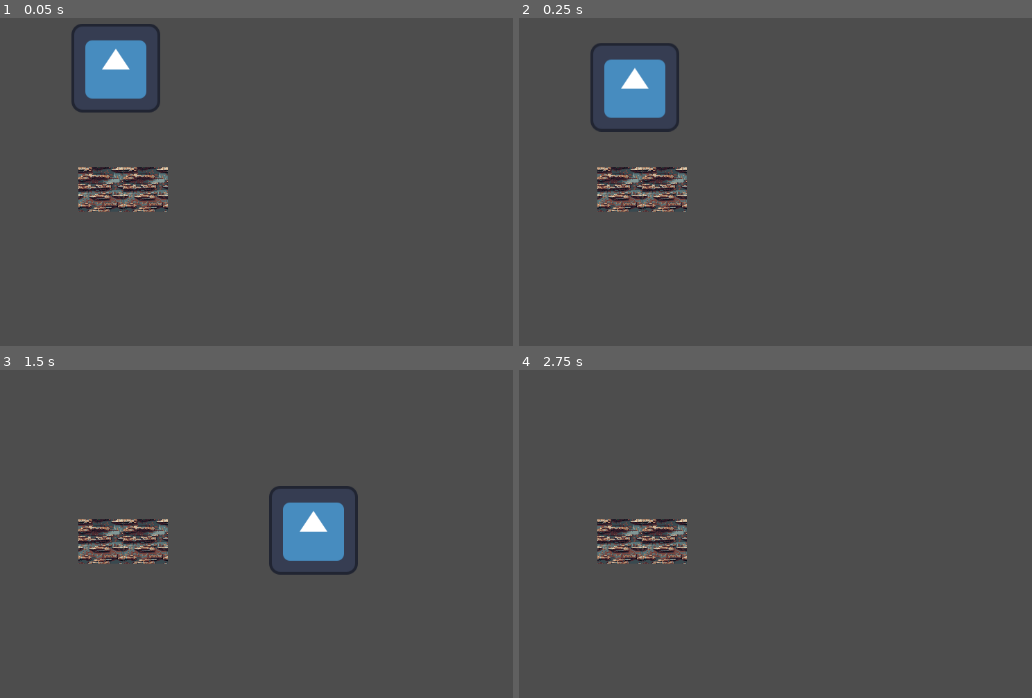
Above: before the commit, frames 1-4 (two rows, left to right).
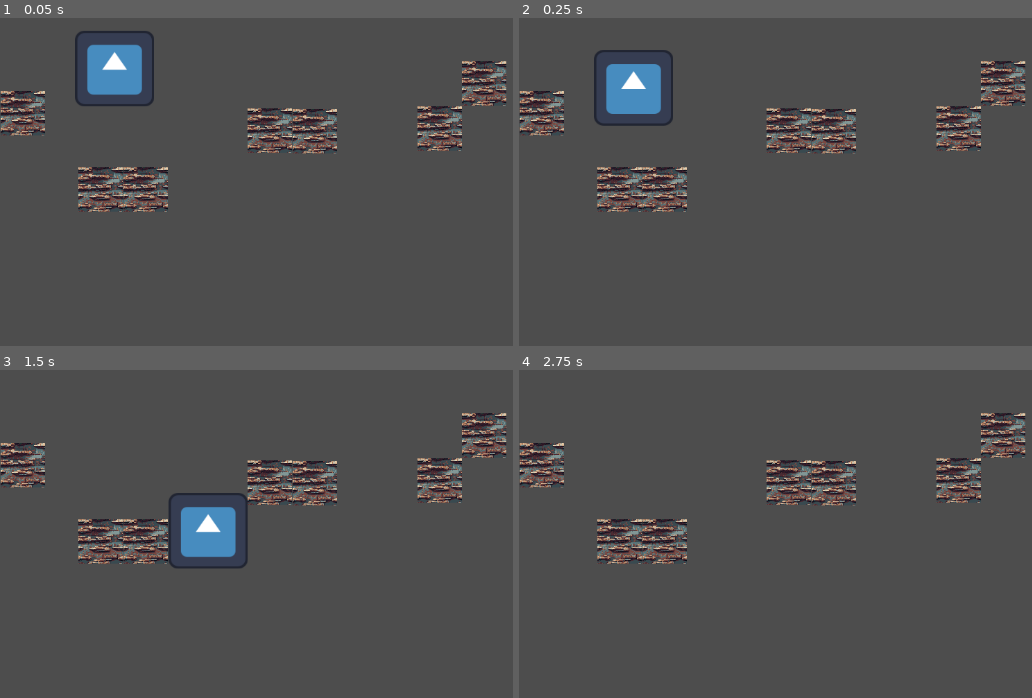
Above: after the commit, the same moments.

Repository: ILightvsDarkI/2d_jump_platformer-no_my-
Game: Godot game, scene res://main.tscn
Same seed, same stepped clock (60 frames per second), same inputs: the game is played once before the commit and once after it. The engine's default icon, where the game draws it, is replaced by a stand-in: a white triangle on a blue panel in a dark square.
Inputs:
- Up to frame 1 (0.05 s): no input
- Up to frame 2 (0.25 s): no input
- Up to frame 3 (1.5 s): tap Enter (ui_accept) at 0.5, 0.77 s; hold Right (ui_right) from 0.53 s (still down)
- Up to frame 4 (2.75 s): tap Enter (ui_accept) at 1.52 s; release Right (ui_right) at 2.03 s; hold Left (ui_left) from 2.03 s (still down)

The runs differ from the first frame. In frame 1, 6.2% of the frame differs, in the area x 0-99%, y 1-42%; in frame 2, 6.2%; in frame 3, 9.2%, in the area x 0-99%, y 13-63%; in frame 4, 4.5%.

Commit message:
added more platform
icon model reduced

Diff:
--- a/main.tscn
+++ b/main.tscn
@@ -17,11 +17,27 @@
 shape = SubResource("RectangleShape2D_h2yge")
 
 [node name="Icon" type="Sprite2D" parent="CharacterBody2D"]
-position = Vector2(167, 197)
+position = Vector2(165.25, 197.75)
+scale = Vector2(0.894531, 0.855469)
 texture = ExtResource("2_h2yge")
 
 [node name="Node2D" parent="." instance=ExtResource("3_h2yge")]
 position = Vector2(68, 80)
 
-[node name="Node2D2" parent="." instance=ExtResource("3_h2yge")]
-position = Vector2(133, 80)
+[node name="Node2D" parent="Node2D" instance=ExtResource("3_h2yge")]
+position = Vector2(244, -85)
+
+[node name="Node2D2" parent="Node2D" instance=ExtResource("3_h2yge")]
+position = Vector2(309, -84)
+
+[node name="Node2D3" parent="Node2D" instance=ExtResource("3_h2yge")]
+position = Vector2(65, 0)
+
+[node name="Node2D4" parent="Node2D" instance=ExtResource("3_h2yge")]
+position = Vector2(489, -88)
+
+[node name="Node2D5" parent="Node2D" instance=ExtResource("3_h2yge")]
+position = Vector2(553, -153)
+
+[node name="Node2D6" parent="Node2D" instance=ExtResource("3_h2yge")]
+position = Vector2(-112, -110)
Not shown: 1 places in main.tscn that only renumber resources
